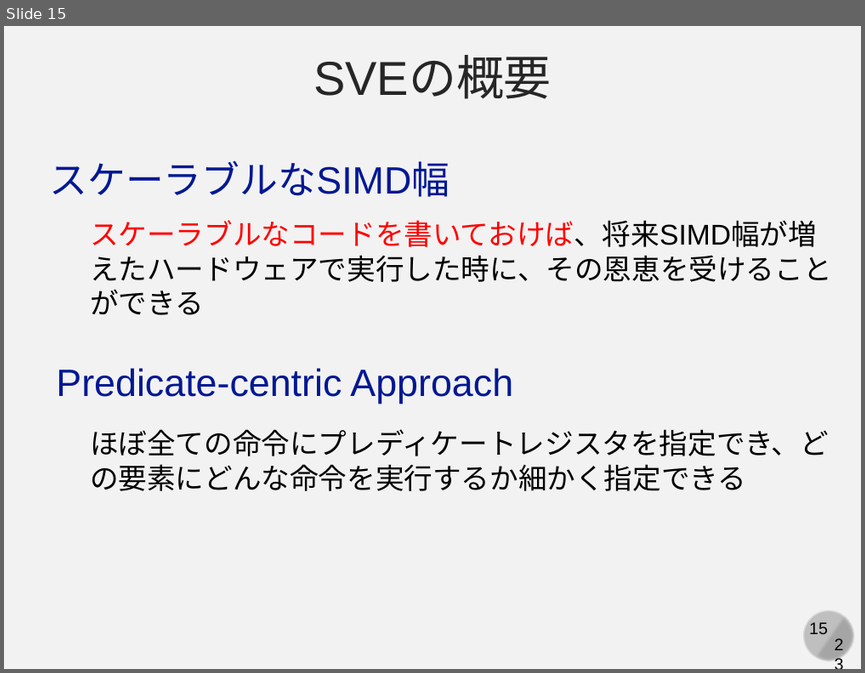
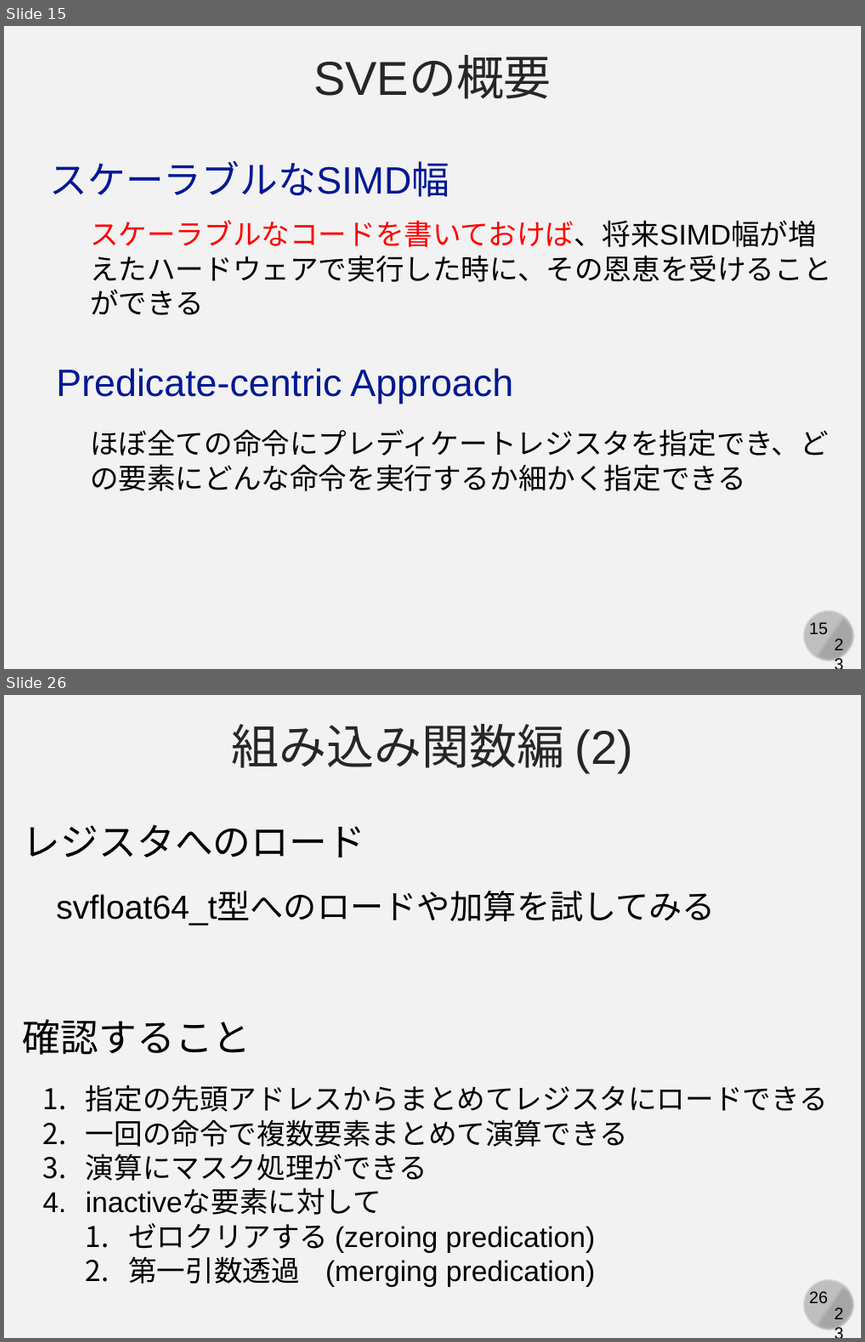
Before and after one commit to kaityo256/xbyak_aarch64_handson, a slide deck: slide/xbyak_aarch64.pptx. Shown one above the other, each under a label of ours: slide 15 before the commit, slides 15 and 26 after it; the slides between them are not shown. The pictures are 865x673 and 865x1342 pixels, drawn with LibreOffice and Linux fonts; fonts in the diff are those of the drawing. Boxes give left, top, right and bottom in pixels: in the first picture for what was removed or moved away, otherwise in the second. Text is boxed around its words. In the diff, an @@ line names an element or a change of style, - is before the commit and + after.

```diff
--- a/slide/xbyak_aarch64.pptx
+++ b/slide/xbyak_aarch64.pptx
@@ slide 26 added at bbox=[4, 695, 861, 1338], background #F2F2F2; not listed: 4 template elements that a slide beside it also shows @@
@@ text added at bbox=[232, 724, 633, 772], 40 pt, text #262626 @@
+組み込み関数編 (2)
@@ text added at bbox=[23, 824, 365, 857], 32 pt, text #000000 @@
+レジスタへのロード
@@ text added at bbox=[56, 892, 715, 925], 28 pt, text #000000 @@
+svfloat64_t型へのロードや加算を試してみる
@@ text added at bbox=[23, 1019, 251, 1055], 32 pt, text #000000 @@
+確認すること
@@ text added at bbox=[86, 1084, 828, 1287], 24 pt, text #000000 @@
+1. 指定の先頭アドレスからまとめてレジスタにロードできる
+2. 一回の命令で複数要素まとめて演算できる
+3. 演算にマスク処理ができる
+4. inactiveな要素に対して
+  1. ゼロクリアする (zeroing predication)
+  2. 第一引数透過 (merging predication)
```
Also in this commit, not shown: 2 slides changed, 10 other slides added, 1 other file.
